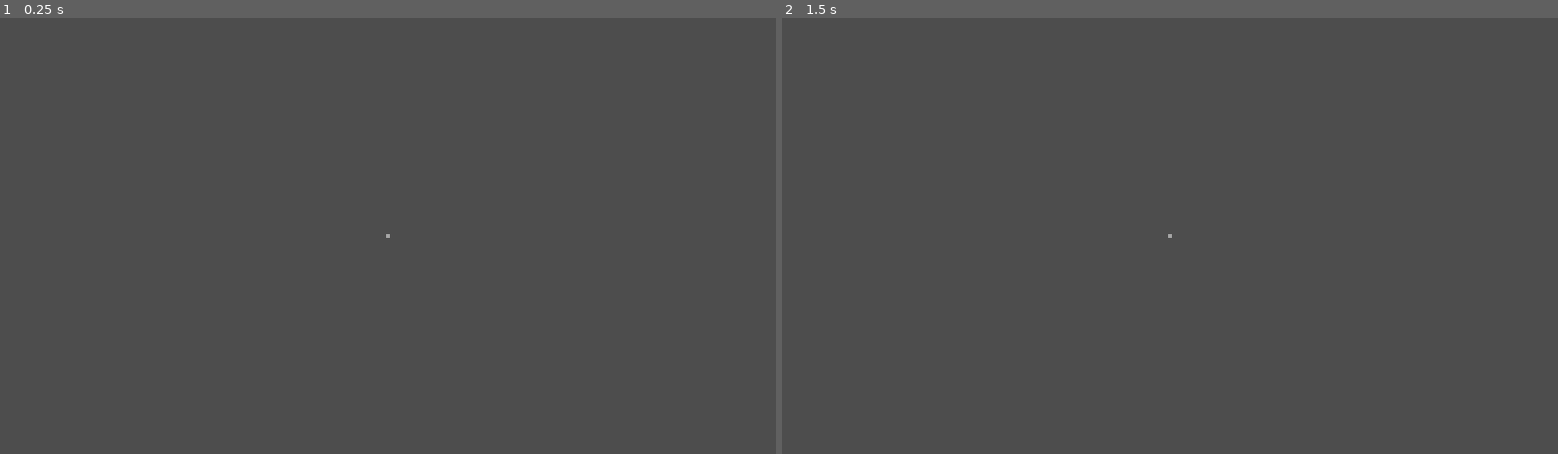
Above: before the commit, frames 1-2 (left to right).
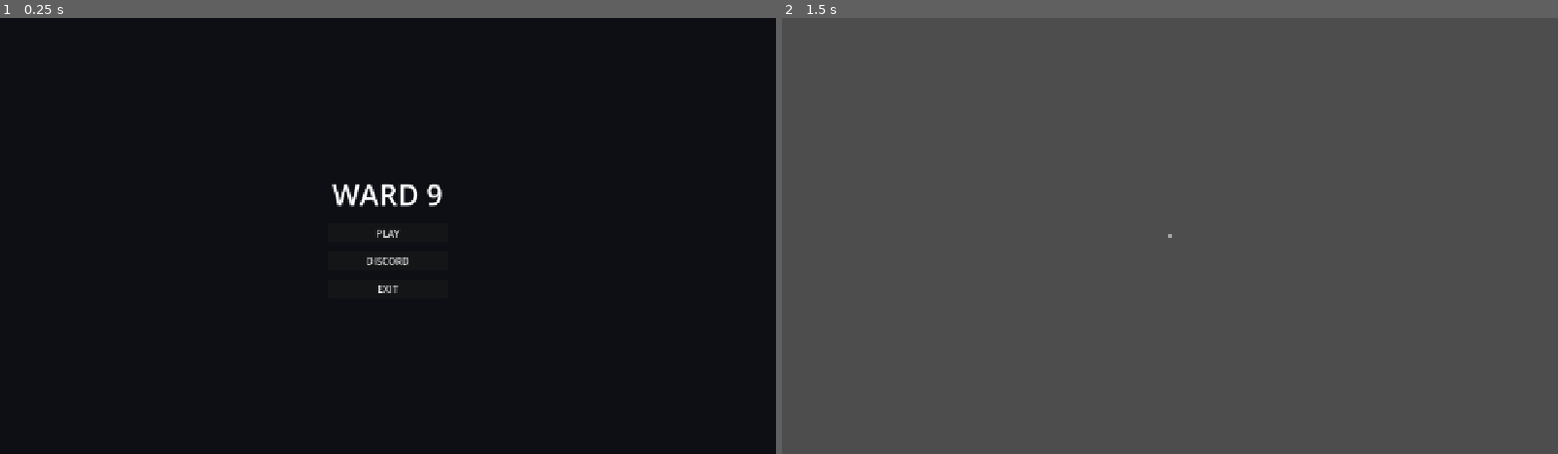
Above: after the commit, the same moments.

Repository: studioboredgames/Ward-9
Game: Godot game, scene res://scenes/main.tscn
Same seed, same stepped clock (60 frames per second), same inputs: the game is played once before the commit and once after it.
Inputs (mouse positions are in pixels of both pictures, inside the frame that each line leads up to):
- Up to frame 1 (0.25 s): no input
- Up to frame 2 (1.5 s): click (1170, 231) at 0.5 s, where only the run after the commit has a clickable "PLAY"; tap Enter at 1.25 s; move the mouse to (1340, 214) at 1.27 s; hold D (move_right) from 1.28 s (still down)

The runs differ from the first frame. In frame 1, 100% of the frame differs, in the area x 0-100%, y 0-100%; in frame 2, nothing differs.

Commit message:
feat: implemented main menu and subtitle system

Diff:
--- a/scenes/main.tscn
+++ b/scenes/main.tscn
@@ -1,88 +1,90 @@
-[gd_scene format=3 uid="uid://main"]
-
-[ext_resource type="Script" uid="uid://u63h0oafg6ca" path="res://scripts/game_manager.gd" id="1_gm"]
-[ext_resource type="Script" uid="uid://cnph7oklmld8q" path="res://scripts/phase_manager.gd" id="2_pm"]
-[ext_resource type="Script" uid="uid://gef57to302xk" path="res://scripts/entities/anomaly_manager.gd" id="3_am"]
-[ext_resource type="Script" uid="uid://cwql0fppgxl34" path="res://scripts/entities/evaluation_manager.gd" id="4_em"]
-[ext_resource type="Script" uid="uid://btwv4vhdlc6c0" path="res://scripts/systems/event_manager.gd" id="5_ev"]
-[ext_resource type="Script" uid="uid://bviy5e3sfmtkq" path="res://scripts/ui/decision_ui.gd" id="6_ui"]
-[ext_resource type="Script" uid="uid://b0wro73khc5jr" path="res://scripts/player/player_controller.gd" id="7_pc"]
-[ext_resource type="Script" uid="uid://inw62jexa77s" path="res://scripts/player/interaction_system.gd" id="8_is"]
+[gd_scene load_steps=19 format=3 uid="uid://main"]
+
+[ext_resource type="Script" path="res://scripts/game_manager.gd" id="1_gm"]
+[ext_resource type="Script" path="res://scripts/phase_manager.gd" id="2_pm"]
+[ext_resource type="Script" path="res://scripts/entities/anomaly_manager.gd" id="3_am"]
+[ext_resource type="Script" path="res://scripts/entities/evaluation_manager.gd" id="4_em"]
+[ext_resource type="Script" path="res://scripts/systems/event_manager.gd" id="5_ev"]
+[ext_resource type="Script" path="res://scripts/ui/decision_ui.gd" id="6_ui"]
+[ext_resource type="Script" path="res://scripts/player/player_controller.gd" id="7_pc"]
+[ext_resource type="Script" path="res://scripts/player/interaction_system.gd" id="8_is"]
 [ext_resource type="PackedScene" uid="uid://ward" path="res://scenes/rooms/ward.tscn" id="9_wd"]
-[ext_resource type="Script" uid="uid://dn3db7yho2b4y" path="res://scripts/entities/psychological_director.gd" id="10_pd"]
-[ext_resource type="Script" uid="uid://byrqwsolhfsqq" path="res://scripts/entities/hallucination_manager.gd" id="11_hm"]
-[ext_resource type="Script" uid="uid://biopwl74e6x63" path="res://scripts/entities/behavior_analyzer.gd" id="12_ba"]
-[ext_resource type="Script" uid="uid://dy2f44chsnq1p" path="res://scripts/entities/truth_instability.gd" id="13_ti"]
-[ext_resource type="Script" uid="uid://bpek2tm0git8q" path="res://scripts/entities/reality_distorter.gd" id="14_rd"]
-[ext_resource type="Script" uid="uid://sqmenk4rkmgv" path="res://scripts/entities/player_model.gd" id="15_plm"]
-[ext_resource type="Script" uid="uid://ckal2bpqyae6h" path="res://scripts/entities/input_distorter.gd" id="16_id"]
+[ext_resource type="Script" path="res://scripts/entities/psychological_director.gd" id="10_pd"]
+[ext_resource type="Script" path="res://scripts/entities/hallucination_manager.gd" id="11_hm"]
+[ext_resource type="Script" path="res://scripts/entities/behavior_analyzer.gd" id="12_ba"]
+[ext_resource type="Script" path="res://scripts/entities/truth_instability.gd" id="13_ti"]
+[ext_resource type="Script" path="res://scripts/entities/reality_distorter.gd" id="14_rd"]
+[ext_resource type="Script" path="res://scripts/entities/player_model.gd" id="15_plm"]
+[ext_resource type="Script" path="res://scripts/entities/input_distorter.gd" id="16_id"]
+[ext_resource type="Script" path="res://scripts/ui/main_menu.gd" id="17_mm"]
+[ext_resource type="Script" path="res://scripts/ui/subtitle_manager.gd" id="18_sm"]
 
 [sub_resource type="CapsuleShape3D" id="CapsuleShape3D_pl"]
 radius = 0.4
 height = 1.8
 
-[node name="Main" type="Node" unique_id=1440137512]
+[node name="Main" type="Node"]
 script = ExtResource("1_gm")
 
-[node name="PhaseManager" type="Node" parent="." unique_id=490726140]
+[node name="PhaseManager" type="Node" parent="."]
 script = ExtResource("2_pm")
 
-[node name="AnomalyManager" type="Node" parent="." unique_id=1062864534]
+[node name="AnomalyManager" type="Node" parent="."]
 script = ExtResource("3_am")
 
-[node name="EvaluationManager" type="Node" parent="." unique_id=1351012621]
+[node name="EvaluationManager" type="Node" parent="." groups=["evaluation_manager"]]
 script = ExtResource("4_em")
 
-[node name="EventManager" type="Node" parent="." unique_id=337131837]
+[node name="EventManager" type="Node" parent="." groups=["event_manager"]]
 script = ExtResource("5_ev")
 
-[node name="PsychologicalDirector" type="Node" parent="." unique_id=1639476196]
+[node name="PsychologicalDirector" type="Node" parent="."]
 script = ExtResource("10_pd")
 
-[node name="HallucinationManager" type="Node" parent="." unique_id=401436281]
+[node name="HallucinationManager" type="Node" parent="."]
 script = ExtResource("11_hm")
 
-[node name="BehaviorAnalyzer" type="Node" parent="." unique_id=1902049776]
+[node name="BehaviorAnalyzer" type="Node" parent="."]
 script = ExtResource("12_ba")
 
-[node name="TruthInstability" type="Node" parent="." unique_id=1288928399]
+[node name="TruthInstability" type="Node" parent="."]
 script = ExtResource("13_ti")
 
-[node name="RealityDistorter" type="Node" parent="." unique_id=1786189631]
+[node name="RealityDistorter" type="Node" parent="."]
 script = ExtResource("14_rd")
 
-[node name="PlayerModel" type="Node" parent="." unique_id=904364885]
+[node name="PlayerModel" type="Node" parent="."]
 script = ExtResource("15_plm")
 
-[node name="InputDistorter" type="Node" parent="." unique_id=537628474]
+[node name="InputDistorter" type="Node" parent="."]
 script = ExtResource("16_id")
 
-[node name="AmbientPlayer" type="AudioStreamPlayer" parent="." unique_id=132909958]
+[node name="AmbientPlayer" type="AudioStreamPlayer" parent="." groups=["ambient_audio"]]
 volume_db = -15.0
 autoplay = true
 
-[node name="World" type="Node3D" parent="." unique_id=1681413012]
-
-[node name="Ward" parent="World" unique_id=1146479684 instance=ExtResource("9_wd")]
-
-[node name="Player" type="CharacterBody3D" parent="World" unique_id=1019382301 groups=["player"]]
+[node name="World" type="Node3D" parent="."]
+
+[node name="Ward" parent="World" instance=ExtResource("9_wd")]
+
+[node name="Player" type="CharacterBody3D" parent="World" groups=["player"]]
 transform = Transform3D(1, 0, 0, 0, 1, 0, 0, 0, 1, 0, 0, 3)
 script = ExtResource("7_pc")
 
-[node name="CollisionShape3D" type="CollisionShape3D" parent="World/Player" unique_id=1654963987]
+[node name="CollisionShape3D" type="CollisionShape3D" parent="World/Player"]
 transform = Transform3D(1, 0, 0, 0, 1, 0, 0, 0, 1, 0, 0.9, 0)
 shape = SubResource("CapsuleShape3D_pl")
 
-[node name="Camera3D" type="Camera3D" parent="World/Player" unique_id=207640640 groups=["player_camera"]]
+[node name="Camera3D" type="Camera3D" parent="World/Player" groups=["player_camera"]]
 transform = Transform3D(1, 0, 0, 0, 1, 0, 0, 0, 1, 0, 1.7, 0)
 
-[node name="InteractionSystem" type="Node" parent="World/Player" unique_id=1562100742 groups=["interaction_system"]]
+[node name="InteractionSystem" type="Node" parent="World/Player" groups=["interaction_system"]]
 script = ExtResource("8_is")
 camera_path = NodePath("../Camera3D")
 
-[node name="CanvasLayer" type="CanvasLayer" parent="." unique_id=1175305607]
-
-[node name="Crosshair" type="ColorRect" parent="CanvasLayer" unique_id=1823882162 groups=["crosshair"]]
+[node name="CanvasLayer" type="CanvasLayer" parent="."]
+
+[node name="Crosshair" type="ColorRect" parent="CanvasLayer" groups=["crosshair"]]
 custom_minimum_size = Vector2(4, 4)
 anchors_preset = 8
 anchor_left = 0.5
@@ -98,7 +100,7 @@
 mouse_filter = 2
 color = Color(1, 1, 1, 0.498039)
 
-[node name="DecisionUI" type="Control" parent="CanvasLayer" unique_id=1878326106 groups=["decision_ui"]]
+[node name="DecisionUI" type="Control" parent="CanvasLayer" groups=["decision_ui"]]
 visible = false
 layout_mode = 3
 anchors_preset = 15
@@ -108,7 +110,7 @@
 grow_vertical = 2
 script = ExtResource("6_ui")
 
-[node name="PromptContainer" type="VBoxContainer" parent="CanvasLayer/DecisionUI" unique_id=53497640]
+[node name="PromptContainer" type="VBoxContainer" parent="CanvasLayer/DecisionUI"]
 layout_mode = 1
 anchors_preset = 8
 anchor_left = 0.5
@@ -122,10 +124,79 @@
 grow_horizontal = 2
 grow_vertical = 2
 
-[node name="AnomalyButton" type="Button" parent="CanvasLayer/DecisionUI/PromptContainer" unique_id=261818176]
+[node name="AnomalyButton" type="Button" parent="CanvasLayer/DecisionUI/PromptContainer"]
 layout_mode = 2
 text = "Something Wrong"
 
-[node name="NormalButton" type="Button" parent="CanvasLayer/DecisionUI/PromptContainer" unique_id=2143841009]
+[node name="NormalButton" type="Button" parent="CanvasLayer/DecisionUI/PromptContainer"]
 layout_mode = 2
 text = "All Normal"
+
+[node name="SubtitleManager" type="CanvasLayer" parent="." groups=["subtitle_manager"]]
+script = ExtResource("18_sm")
+
+[node name="SubtitleLabel" type="RichTextLabel" parent="SubtitleManager"]
+anchors_preset = 7
+anchor_left = 0.5
+anchor_top = 1.0
+anchor_right = 0.5
+anchor_bottom = 1.0
+offset_left = -400.0
+offset_top = -100.0
+offset_right = 400.0
+offset_bottom = -20.0
+grow_horizontal = 2
+grow_vertical = 0
+bbcode_enabled = true
+text = "[center]Sample Subtitle Text[/center]"
+
+[node name="MainMenu" type="Control" parent="CanvasLayer" groups=["main_menu"]]
+layout_mode = 3
+anchors_preset = 15
+anchor_right = 1.0
+anchor_bottom = 1.0
+grow_horizontal = 2
+grow_vertical = 2
+script = ExtResource("17_mm")
+
+[node name="ColorRect" type="ColorRect" parent="CanvasLayer/MainMenu"]
+layout_mode = 1
+anchors_preset = 15
+anchor_right = 1.0
+anchor_bottom = 1.0
+grow_horizontal = 2
+grow_vertical = 2
+color = Color(0.05, 0.06, 0.08, 1)
+
+[node name="VBoxContainer" type="VBoxContainer" parent="CanvasLayer/MainMenu"]
+layout_mode = 1
+anchors_preset = 8
+anchor_left = 0.5
+anchor_top = 0.5
+anchor_right = 0.5
+anchor_bottom = 0.5
+offset_left = -100.0
+offset_top = -100.0
+offset_right = 100.0
+offset_bottom = 100.0
+grow_horizontal = 2
+grow_vertical = 2
+theme_override_constants/separation = 15
+
+[node name="Title" type="Label" parent="CanvasLayer/MainMenu/VBoxContainer"]
+layout_mode = 2
+theme_override_font_sizes/font_size = 48
+text = "WARD 9"
+horizontal_alignment = 1
+
+[node name="PlayButton" type="Button" parent="CanvasLayer/MainMenu/VBoxContainer"]
+layout_mode = 2
+text = "PLAY"
+
+[node name="DiscordButton" type="Button" parent="CanvasLayer/MainMenu/VBoxContainer"]
+layout_mode = 2
+text = "DISCORD"
+
+[node name="ExitButton" type="Button" parent="CanvasLayer/MainMenu/VBoxContainer"]
+layout_mode = 2
+text = "EXIT"
--- a/scripts/phase_manager.gd
+++ b/scripts/phase_manager.gd
@@ -27,6 +27,10 @@
 # ─── Lifecycle ────────────────────────────────────────────────────────────────
 
 func _ready() -> void:
+	pass
+
+
+func start_game() -> void:
 	call_deferred("_start_game")
 
 
--- /dev/null
+++ b/scripts/ui/main_menu.gd
@@ -0,0 +1,28 @@
+extends Control
+## main_menu.gd
+## Responsibility: Provide a clinical, minimal entry point to the game.
+
+signal play_pressed
+
+@onready var play_btn: Button = $VBoxContainer/PlayButton
+@onready var exit_btn: Button = $VBoxContainer/ExitButton
+@onready var discord_btn: Button = $VBoxContainer/DiscordButton
+
+func _ready() -> void:
+	add_to_group("main_menu")
+	Input.mouse_mode = Input.MOUSE_MODE_VISIBLE
+
+	play_btn.pressed.connect(_on_play)
+	exit_btn.pressed.connect(_on_exit)
+	discord_btn.pressed.connect(_on_discord)
+
+func _on_play() -> void:
+	Input.mouse_mode = Input.MOUSE_MODE_CAPTURED
+	emit_signal("play_pressed")
+	hide()
+
+func _on_discord() -> void:
+	OS.shell_open("https://discord.gg/boredgamesstudio")
+
+func _on_exit() -> void:
+	get_tree().quit()
--- /dev/null
+++ b/scripts/ui/subtitle_manager.gd
@@ -0,0 +1,27 @@
+extends CanvasLayer
+## subtitle_manager.gd
+## Responsibility: Display stylized subtitles with a typewriter effect.
+## inspired by "Fears to Fathom"
+
+@onready var label: RichTextLabel = $SubtitleLabel
+
+func _ready() -> void:
+	add_to_group("subtitle_manager")
+	if label: label.text = ""
+
+func display_text(text: String, duration: float = 3.0) -> void:
+	if not label: return
+
+	label.text = "[center]" + text + "[/center]"
+	label.visible_ratio = 0.0
+
+	var tween = create_tween()
+	tween.tween_property(label, "visible_ratio", 1.0, 0.5) # Fast typewriter
+
+	await get_tree().create_timer(duration).timeout
+
+	var fade = create_tween()
+	fade.tween_property(label, "modulate:a", 0.0, 0.5)
+	await fade.finished
+	label.text = ""
+	label.modulate.a = 1.0
